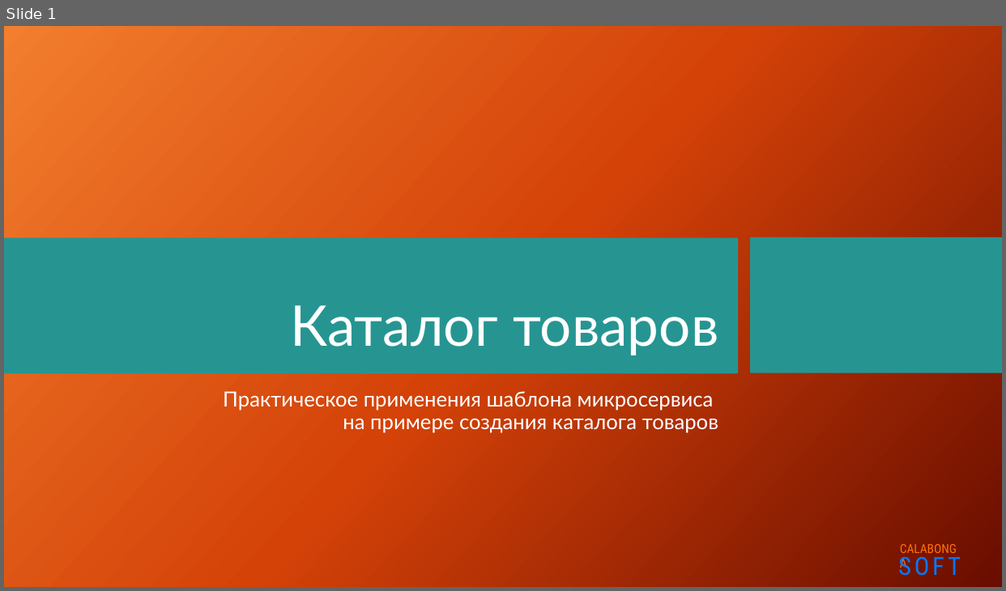
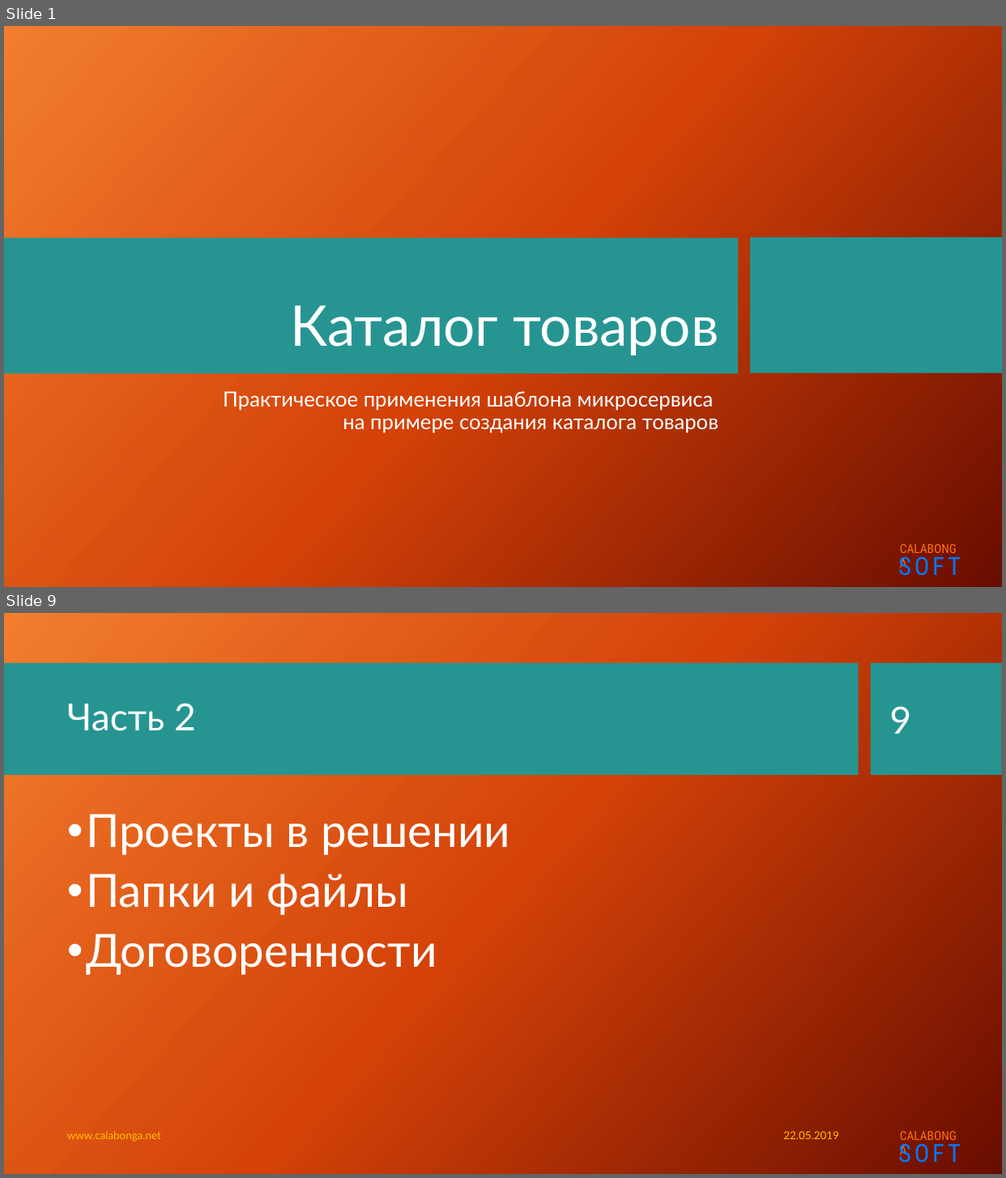
Before and after one commit to Calabonga/Calabonga.Catalog, a slide deck: Presentation/Calabonga.Catalog.pptx. Shown one above the other, each under a label of ours: slide 1 before the commit, slides 1 and 9 after it; the slides between them are not shown. The pictures are 1006x591 and 1006x1178 pixels, drawn with LibreOffice and Linux fonts; fonts in the diff are those of the drawing; background and template pictures are left out. Boxes give left, top, right and bottom in pixels: in the first picture for what was removed or moved away, otherwise in the second. Text is boxed around its words. In the diff, an @@ line names an element or a change of style, - is before the commit and + after.

```diff
--- a/Presentation/Calabonga.Catalog.pptx
+++ b/Presentation/Calabonga.Catalog.pptx
@@ slide 9 added at (4, 613, 1002, 1174), background picture (left out); not listed: 2 template elements that a slide beside it also shows @@
@@ rectangle added at (4, 663, 859, 776), fill #269592 @@
@@ rectangle added at (871, 663, 1002, 776), fill #269592 @@
@@ title added at (67, 703, 196, 731), 36 pt, text #FFFFFF @@
+Часть 2
@@ page number added at (889, 706, 911, 734), 36 pt, text #FFFFFF @@
+9
@@ text added at (86, 814, 510, 975), 44 pt, text #FFFFFF @@
+• Проекты в решении
+• Папки и файлы
+• Договоренности
@@ text added at (67, 1131, 161, 1142), 10.5 pt, text #FFC000 @@
+www.calabonga.net
@@ text added at (783, 1131, 838, 1139), 10.5 pt, text #FFC000 @@
+22.05.2019
```
Also in this commit, not shown: 7 slides changed, 4 other files.
